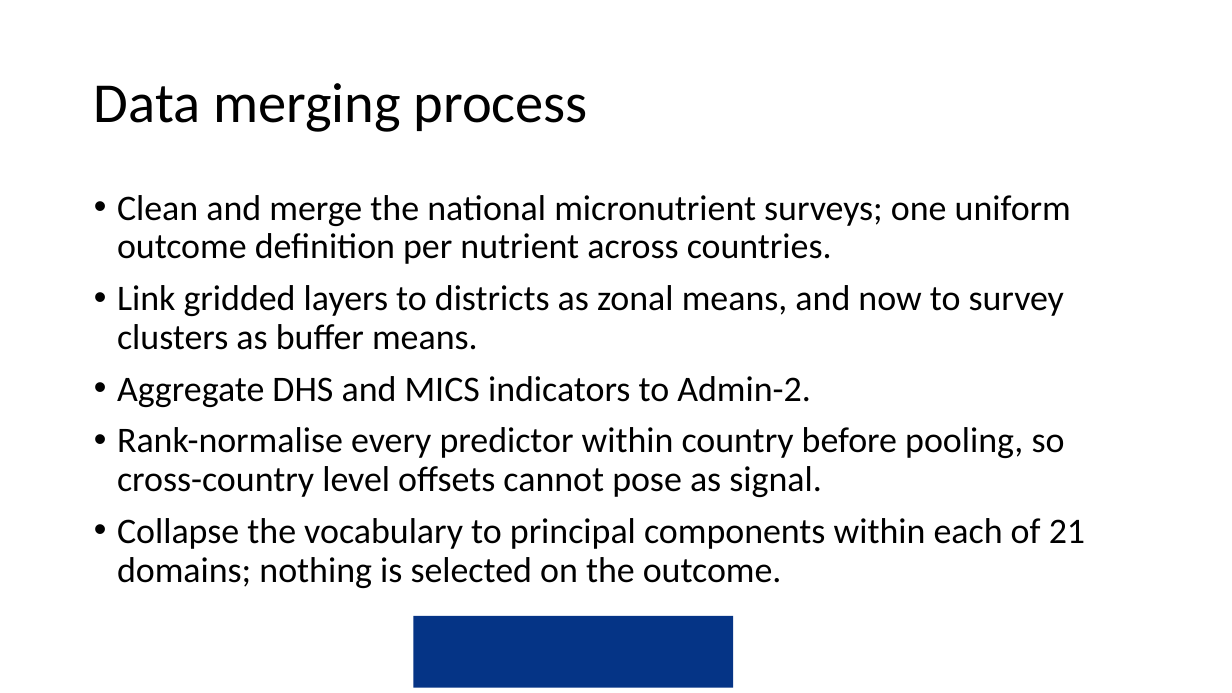
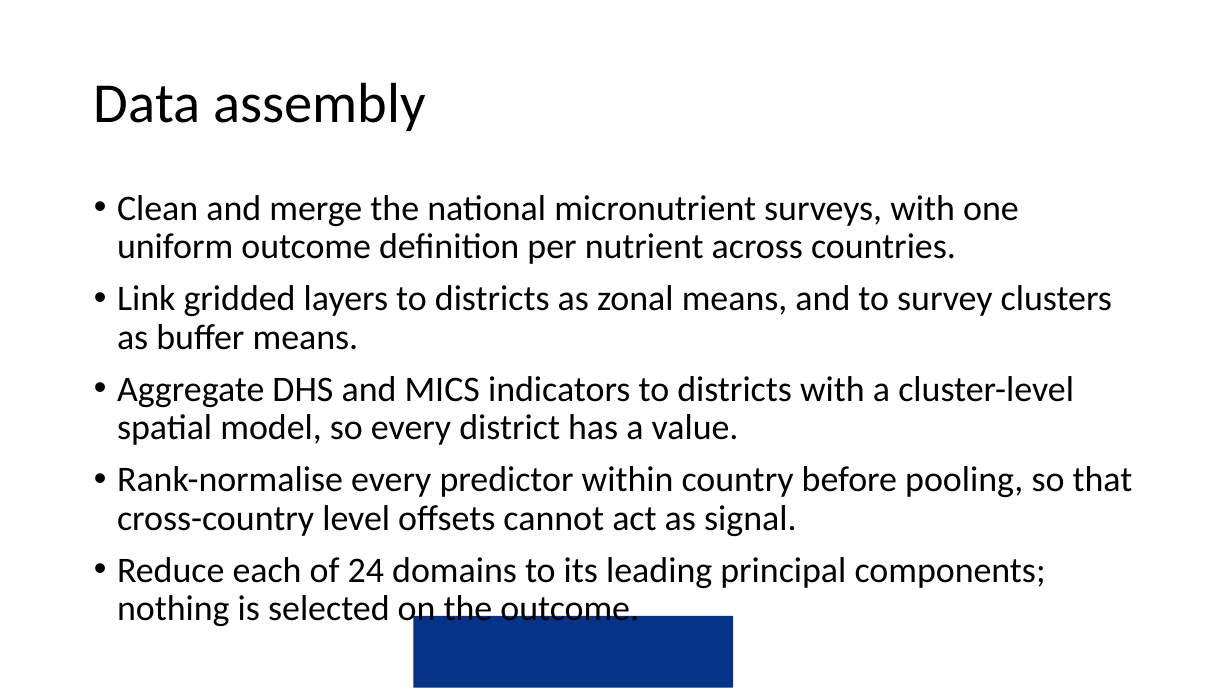
Before and after one commit to amertens/mn-prediction, a slide deck: slide 10 of docs/slides/MN-proxy-Ghana-presentation-2026-09.pptx (slide 8 before the commit). Drawn at 1232x693 pixels with LibreOffice and Linux fonts; fonts in the diff are those of the drawing; background and template pictures are left out. Boxes give left, top, right and bottom in pixels: in the first picture for what was removed or moved away, otherwise in the second. Text is boxed around its words. In the diff, an @@ line names an element or a change of style, - is before the commit and + after.

```diff
--- a/docs/slides/MN-proxy-Ghana-presentation-2026-09.pptx
+++ b/docs/slides/MN-proxy-Ghana-presentation-2026-09.pptx
@@ title at box(94, 82, 425, 131): text changed @@
-Data merging process
+Data assembly
@@ text at box(117, 195, 1133, 630): text changed @@
-• Clean and merge the national micronutrient surveys; one uniform outcome definition per nutrient across countries.
-• Link gridded layers to districts as zonal means, and now to survey clusters as buffer means.
-• Aggregate DHS and MICS indicators to Admin-2.
-• Rank-normalise every predictor within country before pooling, so cross-country level offsets cannot pose as signal.
-• Collapse the vocabulary to principal components within each of 21 domains; nothing is selected on the outcome.
+• Clean and merge the national micronutrient surveys, with one uniform outcome definition per nutrient across countries.
+• Link gridded layers to districts as zonal means, and to survey clusters as buffer means.
+• Aggregate DHS and MICS indicators to districts with a cluster-level spatial model, so every district has a value.
+• Rank-normalise every predictor within country before pooling, so that cross-country level offsets cannot act as signal.
+• Reduce each of 24 domains to its leading principal components; nothing is selected on the outcome.
```
Also in this commit, not shown: 19 other slides changed, 30 slides added, 20 slides removed, 7 other files.
